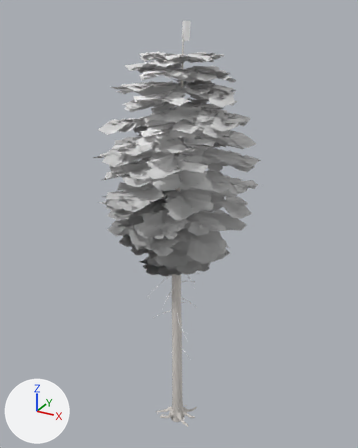
One commit to the glTF model nuri/public/models/trees/pine_1_lod1.glb: the scene before it, then after it.
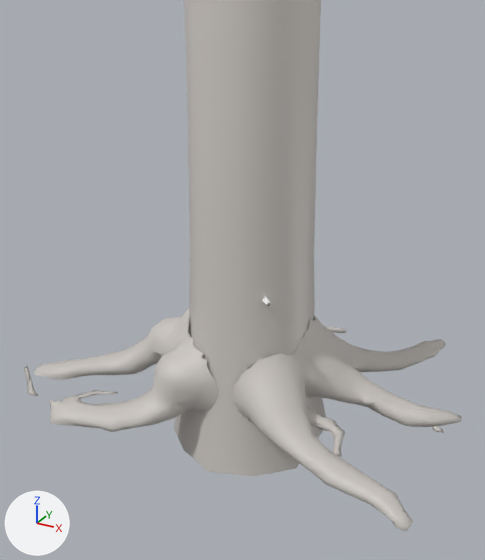
There are two pictures of each version: one whole from a 50 mm camera at (10.76, -19.36, 21.74) aimed at (-0.13, 0.44, 11.83), one close up from a 50 mm camera at (1.42, -2.68, 1.89) aimed at (-0.17, 0.21, 0.45). The axes (+X, +Y, +Z) are drawn at lower left. The lights are the same throughout. The older version's two pictures come first. Vertices at exactly the same position are counted once.

The scene before the commit, as lines of its bpy script (objects in view):
```python
me_pine1_bark = bpy.data.meshes.new('pine1_bark')
me_pine1_bark.from_pydata(...)  # 4051 vertices, 6577 faces; spans x -3.2..3.4, y -3.4..3.1, z -0.3..20.7
me_pine1_bark.materials.append(mat_defaultmaterial)
ob_pine1_bark = bpy.data.objects.new('pine1_bark', me_pine1_bark)
ob_pine1_bark.location = (0.0, 0.0, 0.0)
```
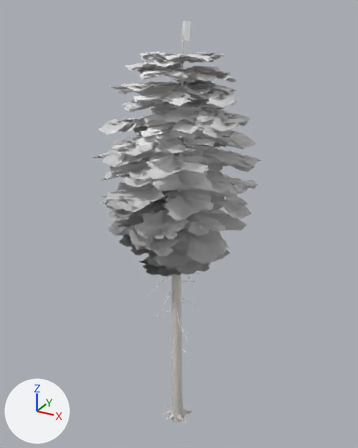
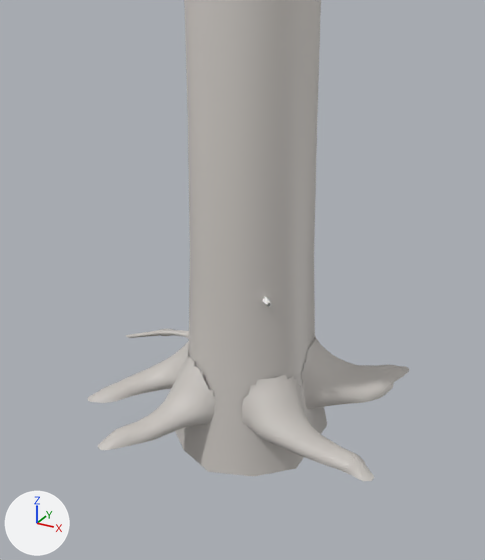
What changed in the scene script:
```text
Change me_pine1_bark:
    used by ob_pine1_bark; location = (0.0, 0.0, 0.0)
    remove me_pine1_bark.from_pydata(...)  # 4051 vertices, 6577 faces; spans x -3.2..3.4, y -3.4..3.1, z -0.3..20.7
    add me_pine1_bark.from_pydata(...)  # 4059 vertices, 6577 faces; spans x -3.2..3.4, y -3.4..3.1, z -0.3..20.7
    me_pine1_bark part 1: the loose piece of 12 vertices spanning x -1.2..-0.9, y -0.6..-0.4, z 0.0 is deleted
    me_pine1_bark part 2: the loose piece of 5 vertices spanning x 0.9..1.0, y 0.0..0.1, z 0.0 is deleted
    me_pine1_bark part 3: 155 vertices moved from x -1.0..0.8, y -0.7..0.7, z -0.1..0.3 to x -0.7..0.8, y -0.7..0.6, z -0.1..0.3; 698 vertices removed from x -1.2..1.0, y -0.7..1.0, z -0.1..0.4; 730 vertices added at x -0.9..0.8, y -0.8..0.8, z -0.1..0.3
    other edits to the shape of me_pine1_bark do not show in these pictures
```

Pixel boxes [x1, y1, x2, y2] of what changed, in the close-ups (485 x 560 px; the box of a moved part takes in the faces that stretch with it):
'pine1_bark', reshaped
    before: [24, 0, 462, 531]
    after: [88, 0, 410, 481]
part 1 of me_pine1_bark, deleted
    before: [24, 366, 38, 396]
part 2 of me_pine1_bark, deleted
    before: [431, 425, 444, 433]
part 3 of me_pine1_bark, moved or reshaped
    before: [34, 309, 462, 531]
    after: [88, 328, 410, 481]
